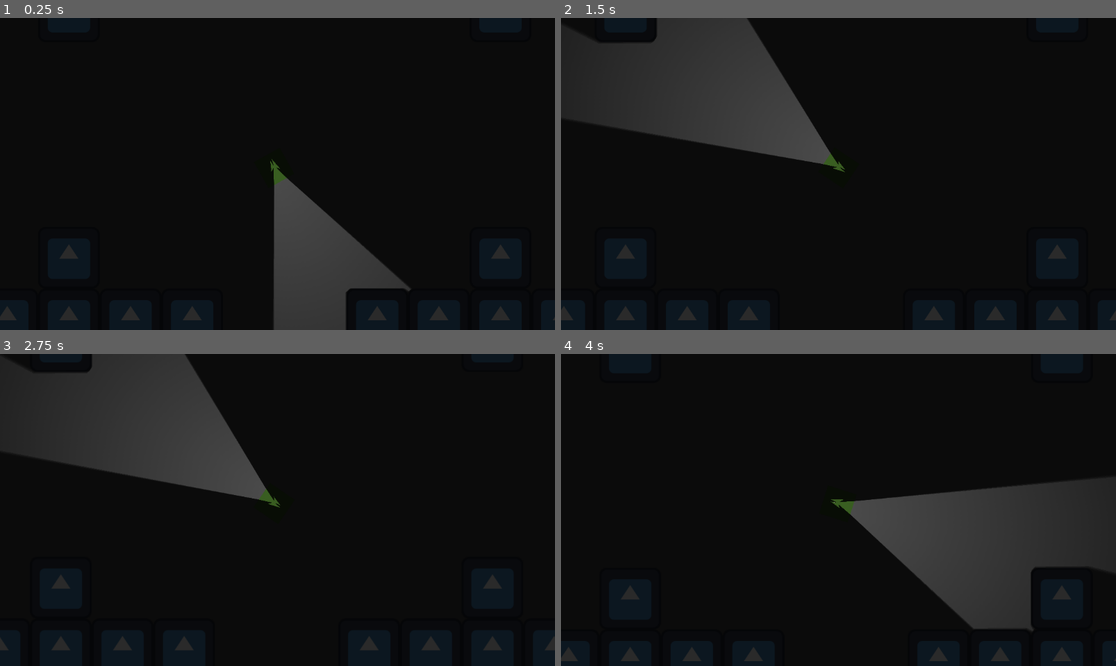
Above: before the commit, frames 1-4 (two rows, left to right).
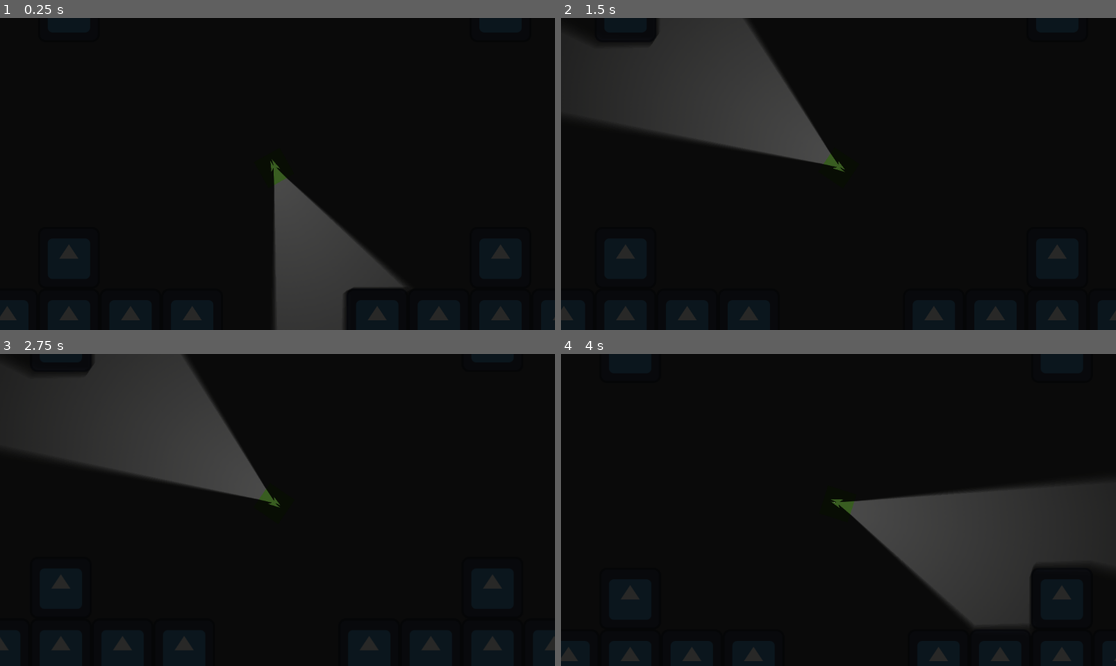
Above: after the commit, the same moments.

Repository: delaitaris/top-down-movement-game
Game: Godot game, scene res://scenes/game.tscn
The game is run twice, just before and just after one commit, with the same random seed, the same clock (stepped at 60 frames per second) and the same inputs. The engine's default icon, where the game draws it, is replaced by a stand-in: a white triangle on a blue panel in a dark square.
Inputs (mouse positions are in pixels of both pictures, inside the frame that each line leads up to):
- Up to frame 1 (0.25 s): no input
- Up to frame 2 (1.5 s): tap Enter at 0.5 s; move the mouse to (749, 105) at 0.52 s; tap A (a) at 0.6 s; click (749, 105) at 0.67 s; tap D (d) at 0.8, 1.35 s; move the mouse to (749, 105) at 1.27 s; click (749, 105) at 1.42 s
- Up to frame 3 (2.75 s): tap S (s) at 1.55, 2.1 s; move the mouse to (188, 444) at 2.02 s; click (188, 444) at 2.17 s; tap W (w) at 2.3 s
- Up to frame 4 (4 s): move the mouse to (749, 441) at 2.77 s; tap W (w) at 2.85 s; click (749, 441) at 2.92 s; tap A (a) at 3.05, 3.6 s; move the mouse to (1005, 556) at 3.52 s; click (1005, 556) at 3.67 s; tap D (d) at 3.8 s

The runs differ from the first frame. In frame 1, 0.1% of the frame differs, in the area x 48-74%, y 46-100%; in frame 2, less than 0.1%; in frame 3, less than 0.1%; in frame 4, less than 0.1%.

Commit message:
again. tweaked lighting a bit to add a fuzziness to the edges
ughhh fuck you will i have to make shaders to make reflective things

Diff:
--- a/scenes/character.tscn
+++ b/scenes/character.tscn
@@ -107,8 +107,8 @@
 scale = Vector2(33.976, 27.539)
 range_item_cull_mask = 3
 shadow_enabled = true
-shadow_filter = 1
-shadow_filter_smooth = 0.1
+shadow_filter = 2
+shadow_filter_smooth = 0.6
 shadow_item_cull_mask = 3
 texture = SubResource("GradientTexture2D_dp8ca")
 height = 1024.0
--- a/scenes/game.tscn
+++ b/scenes/game.tscn
@@ -50,7 +50,7 @@
 tile_set = SubResource("TileSet_lnu2h")
 
 [node name="CanvasModulate" type="CanvasModulate" parent="." unique_id=900697396]
-color = Color(0.16565639, 0.16565642, 0.16565636, 1)
+color = Color(0.15882859, 0.15906036, 0.15330431, 1)
 
 [node name="WallsGround" type="TileMapLayer" parent="." unique_id=229203416]
 light_mask = 2
